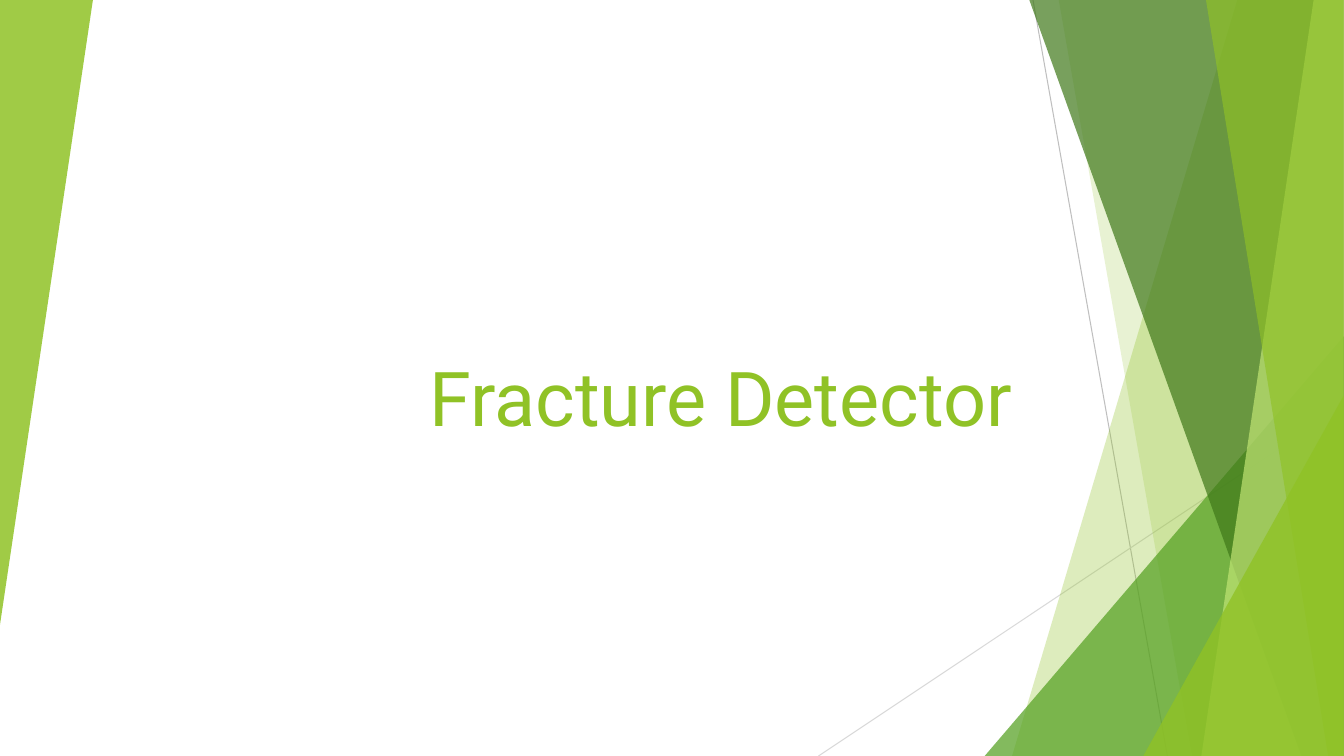
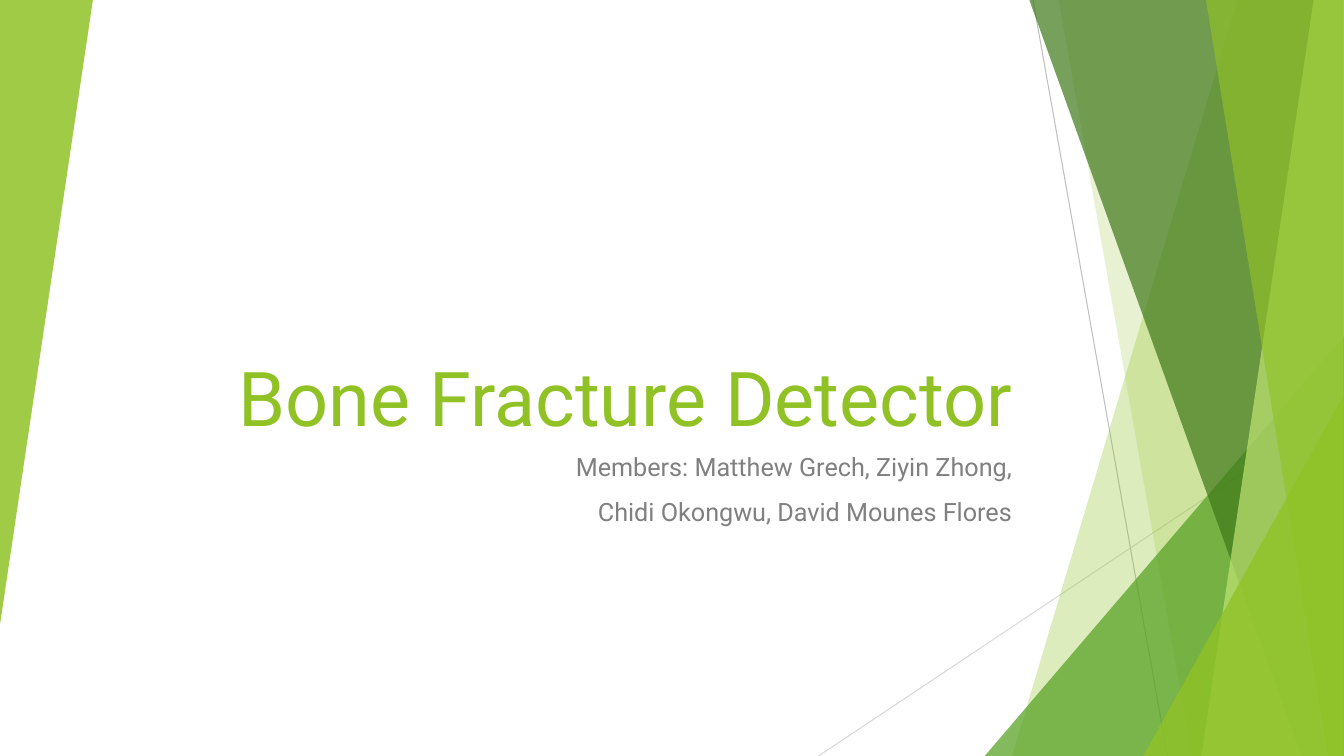
Before and after one commit to karsius/Broken-Bone-Detector, a slide deck: slide 1 of Fracture Detection Presentation.pptx. Drawn at 1344x756 pixels with LibreOffice and Linux fonts; fonts in the diff are those of the drawing. Boxes give left, top, right and bottom in pixels: in the first picture for what was removed or moved away, otherwise in the second. Text is boxed around its words. In the diff, an @@ line names an element or a change of style, - is before the commit and + after.

```diff
--- a/Fracture Detection Presentation.pptx
+++ b/Fracture Detection Presentation.pptx
@@ title at (239,372,1012,427): text changed @@
-Fracture Detector
+Bone Fracture Detector
@@ subtitle added at (576,457,1012,526), 18 pt, text #808080 @@
+Members: Matthew Grech, Ziyin Zhong,
+Chidi Okongwu, David Mounes Flores
```
Also in this commit, not shown: 5 other slides changed.
